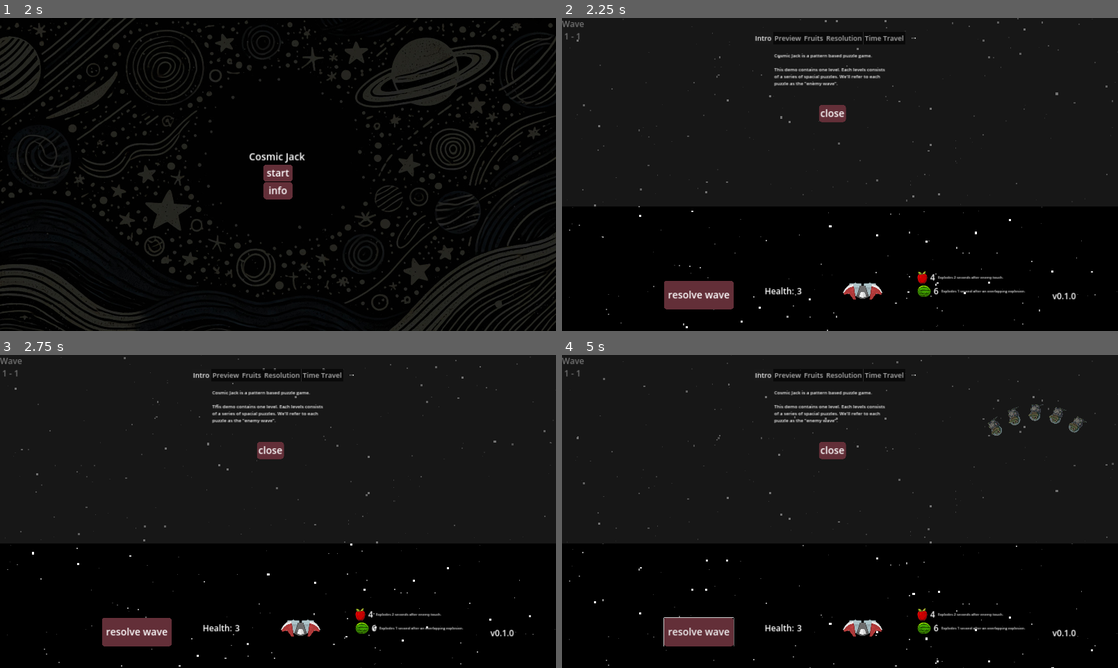
Above: before the commit, frames 1-4 (two rows, left to right).
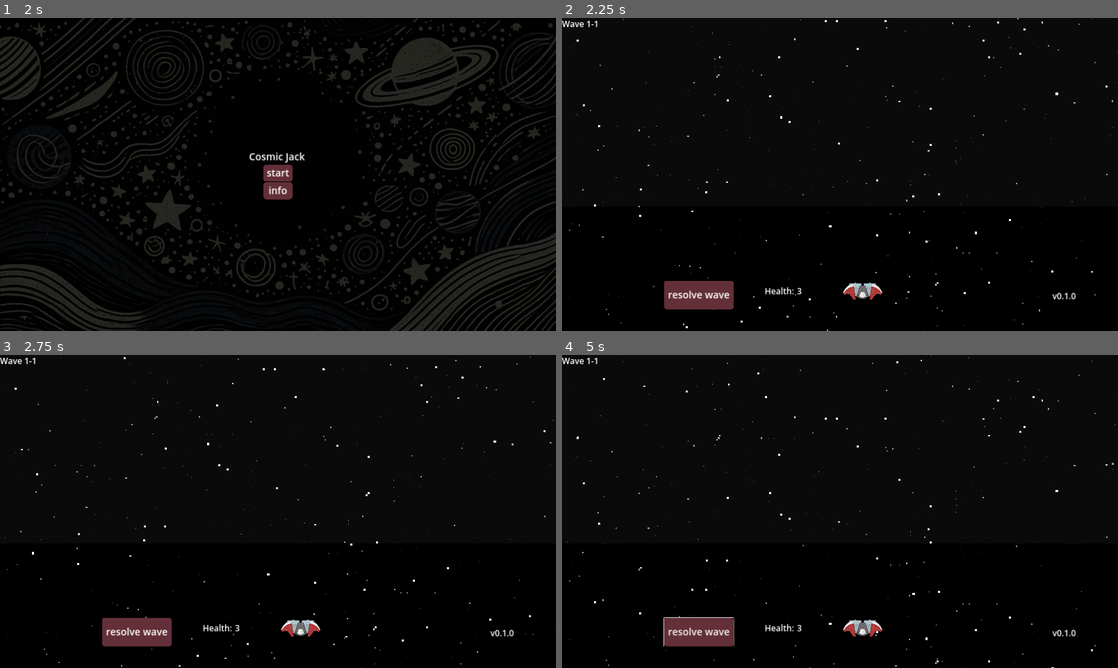
Above: after the commit, the same moments.

Repository: moby-it/cosmic-jack
Game: Godot game, scene res://main.tscn
Two runs of this game, one before a commit and one after it. Both use one fixed random seed, a clock stepped at 60 frames per second and the inputs below.
Inputs (mouse positions are in pixels of both pictures, inside the frame that each line leads up to):
- Up to frame 1 (2 s): tap Enter at 0.5 s; move the mouse to (400, 158) at 0.52 s; hold Up (ui_up) 0.53-1.25 s; tap O at 0.6 s; click (400, 158) at 0.67 s; click (278, 221) at 1.25 s
- Up to frame 2 (2.25 s): click "start" at 2 s
- Up to frame 3 (2.75 s): no input
- Up to frame 4 (5 s): click "resolve wave" at 2.75 s; drag from (728, 527) to (1095, 439) at 3.52 s; move the mouse to (895, 442) at 4.27 s; hold Up (ui_up) from 4.28 s (still down); tap Shift at 4.35 s

Frame 1 is identical in both runs. In frame 2, 1.7% of the frame differs, in the area x 0-100%, y 0-90%; in frame 3, 1.7%; in frame 4, 2.2%.
Error after the commit: Parse Error: Too few arguments for "add_animation_library()" call. Expected at least 2 but received 0. (res://levels/level.gd:275)

Commit message:
feat: working on music

Diff:
--- a/enemies/croc/croc.tscn
+++ b/enemies/croc/croc.tscn
@@ -1,10 +1,71 @@
-[gd_scene load_steps=3 format=3 uid="uid://dy1ndkh3j6my7"]
+[gd_scene load_steps=6 format=3 uid="uid://dy1ndkh3j6my7"]
 
 [ext_resource type="Texture2D" uid="uid://ufqmqwe88t4d" path="res://enemies/croc/croc.png" id="1_qilu0"]
 
 [sub_resource type="CapsuleShape2D" id="CapsuleShape2D_l7qrp"]
 radius = 53.0
 height = 124.0
+
+[sub_resource type="Animation" id="Animation_8oyll"]
+resource_name = "scale"
+length = 2.0
+tracks/0/type = "value"
+tracks/0/imported = false
+tracks/0/enabled = true
+tracks/0/path = NodePath("Sprite2D:scale")
+tracks/0/interp = 1
+tracks/0/loop_wrap = true
+tracks/0/keys = {
+"times": PackedFloat32Array(0, 1, 2),
+"transitions": PackedFloat32Array(1, 1, 1),
+"update": 0,
+"values": [Vector2(0.5, 0.5), Vector2(0.7, 0.7), Vector2(0.5, 0.5)]
+}
+tracks/1/type = "value"
+tracks/1/imported = false
+tracks/1/enabled = true
+tracks/1/path = NodePath("Area2D/CollisionShape2D:scale")
+tracks/1/interp = 1
+tracks/1/loop_wrap = true
+tracks/1/keys = {
+"times": PackedFloat32Array(0, 1, 2),
+"transitions": PackedFloat32Array(1, 1, 1),
+"update": 0,
+"values": [Vector2(1, 1), Vector2(1.3, 1.3), Vector2(1, 1)]
+}
+
+[sub_resource type="Animation" id="Animation_16vpe"]
+length = 0.001
+tracks/0/type = "value"
+tracks/0/imported = false
+tracks/0/enabled = true
+tracks/0/path = NodePath("Sprite2D:scale")
+tracks/0/interp = 1
+tracks/0/loop_wrap = true
+tracks/0/keys = {
+"times": PackedFloat32Array(0),
+"transitions": PackedFloat32Array(1),
+"update": 0,
+"values": [Vector2(0.5, 0.5)]
+}
+tracks/1/type = "value"
+tracks/1/imported = false
+tracks/1/enabled = true
+tracks/1/path = NodePath("Area2D/CollisionShape2D:scale")
+tracks/1/interp = 1
+tracks/1/loop_wrap = true
+tracks/1/keys = {
+"times": PackedFloat32Array(0),
+"transitions": PackedFloat32Array(1),
+"update": 0,
+"values": [Vector2(1, 1)]
+}
+
+[sub_resource type="AnimationLibrary" id="AnimationLibrary_s0505"]
+_data = {
+"RESET": SubResource("Animation_16vpe"),
+"scale": SubResource("Animation_8oyll")
+}
 
 [node name="Enemy" type="Node2D" groups=["enemies"]]
 
@@ -19,3 +80,8 @@
 [node name="Sprite2D" type="Sprite2D" parent="."]
 scale = Vector2(0.5, 0.5)
 texture = ExtResource("1_qilu0")
+
+[node name="Animation" type="AnimationPlayer" parent="."]
+libraries = {
+"": SubResource("AnimationLibrary_s0505")
+}
--- a/levels/1/1-1.wave.tres
+++ b/levels/1/1-1.wave.tres
@@ -7,3 +7,5 @@
 [resource]
 script = ExtResource("2_7fv10")
 convoys = Array[ExtResource("1_ug3o7")]([ExtResource("2_lx660")])
+audio_track = "res://levels/1/track1.wav"
+bpm = 120
--- a/levels/1/1-3.wave.tres
+++ b/levels/1/1-3.wave.tres
@@ -7,3 +7,4 @@
 [resource]
 script = ExtResource("3_87hvf")
 convoys = Array[ExtResource("1_cuspu")]([ExtResource("2_j40sn")])
+audio_track = null
--- a/levels/level.gd
+++ b/levels/level.gd
@@ -24,6 +24,7 @@
 @onready var waves_container = $WavesContainer
 @onready var health_count = $Health/HBoxContainer/Count
 @onready var wave_no = $WaveNo
+@onready var wave_audio = $WaveAudio
 
 var active_fruit: Node2D
 var active_fruit_name = "apple"
@@ -50,6 +51,7 @@
 	WaveHistory.add_wave(curr_wave_idx, health, Fruits.ammo)
 	WaveHistory.level_change.connect(_on_level_change)
 	update_wave_label()
+	BpmManager.on_beat.connect(on_beat)
 
 func _process(delta: float) -> void:
 	if health <= 0:
@@ -166,6 +168,15 @@
 	print("create wave %s, preview %s" % [curr_wave_idx, preview])
 	var wave = curr_wave()
 	round_status = ROUND_STATUS.PREVIEW if preview else ROUND_STATUS.RESOLVING
+	$WaveAudio.stream = load(wave.audio_track)
+	BpmManager.bpm = wave.bpm
+	print("wave bpm %s" % wave.bpm)
+	BpmManager.time_begin = Time.get_ticks_usec()
+	BpmManager.time_delay = AudioServer.get_time_to_next_mix() + AudioServer.get_output_latency()
+	BpmManager.seconds_per_beat = 60.0 / wave.bpm
+
+	$WaveAudio.play()
+
 	for c in wave.convoys:
 		var river_node = c.river.instantiate()
 		var river = river_node.get_node("Path2D")
@@ -257,3 +268,13 @@
 
 func update_wave_label():
 	wave_no.text = "Wave \n %s - %s" % [self.get_parent().name, curr_wave_idx + 1]
+
+func on_beat(i: int):
+	var enemy = select_random_enemy()
+	var animation: AnimationPlayer = enemy.get_node("Animation")
+	animation.add_animation_library()
+	animation.animation_set_next("RESET","scale")
+
+func select_random_enemy() -> Node2D:
+	var enemies = get_tree().get_nodes_in_group("enemies")
+	return enemies.pick_random()
--- a/levels/level.tscn
+++ b/levels/level.tscn
@@ -9,6 +9,8 @@
 
 [node name="Level" type="Node2D"]
 script = ExtResource("1_6fb17")
+waves = null
+health = null
 
 [node name="WavesContainer" type="Node2D" parent="."]
 
@@ -98,6 +100,8 @@
 offset_bottom = 94.0
 text = "Wave 1-1"
 
+[node name="WaveAudio" type="AudioStreamPlayer" parent="."]
+
 [connection signal="gui_input" from="PlayArea" to="." method="_on_play_area_gui_input"]
 [connection signal="mouse_entered" from="PlayArea" to="." method="_on_play_area_mouse_entered"]
 [connection signal="mouse_exited" from="PlayArea" to="." method="_on_play_area_mouse_exited"]
--- a/project.godot
+++ b/project.godot
@@ -22,6 +22,7 @@
 SceneManager="*res://singletons/scene_manager.gd"
 Utils="*res://singletons/utils.gd"
 WaveHistory="*res://singletons/wave_history.gd"
+BpmManager="*res://singletons/bpm_manager.gd"
 
 [display]
 
--- /dev/null
+++ b/singletons/bpm_manager.gd
@@ -0,0 +1,21 @@
+extends Node
+
+var beat = 0
+var bpm: int
+var time_begin: int
+var time_delay: int
+var next_beat_time = 0.0
+var seconds_per_beat: float
+
+signal on_beat
+
+# Called every frame. 'delta' is the elapsed time since the previous frame.
+func _process(delta: float) -> void:
+	if not bpm:
+		return
+	var time = (Time.get_ticks_usec() - time_begin) / 1000000.0
+	time -= time_delay
+	if time >= next_beat_time:
+		on_beat.emit(beat)
+		next_beat_time += seconds_per_beat
+		beat += 1
--- a/waves/wave.gd
+++ b/waves/wave.gd
@@ -2,3 +2,5 @@
 class_name Wave
 
 @export var convoys: Array[Convoy]
+@export_file("*.wav", "*.mp3") var audio_track
+@export var bpm: int
Not shown, added: levels/1/track1.wav.import
Not shown, changed: README.md
Not shown, changed: devlogs.md
Not shown, added: levels/1/track1.wav
